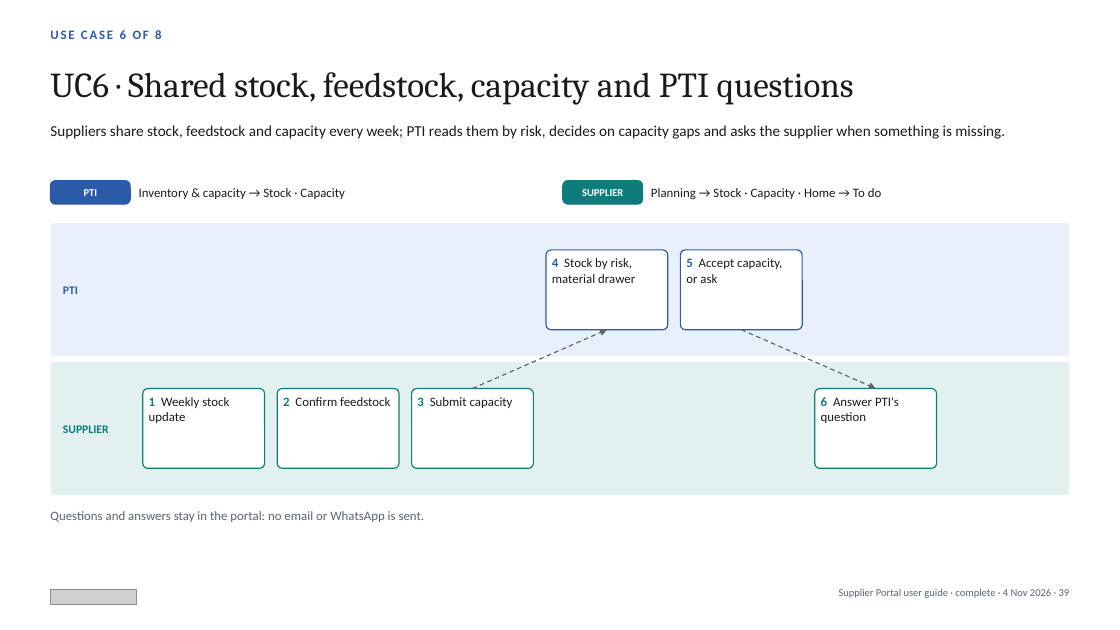
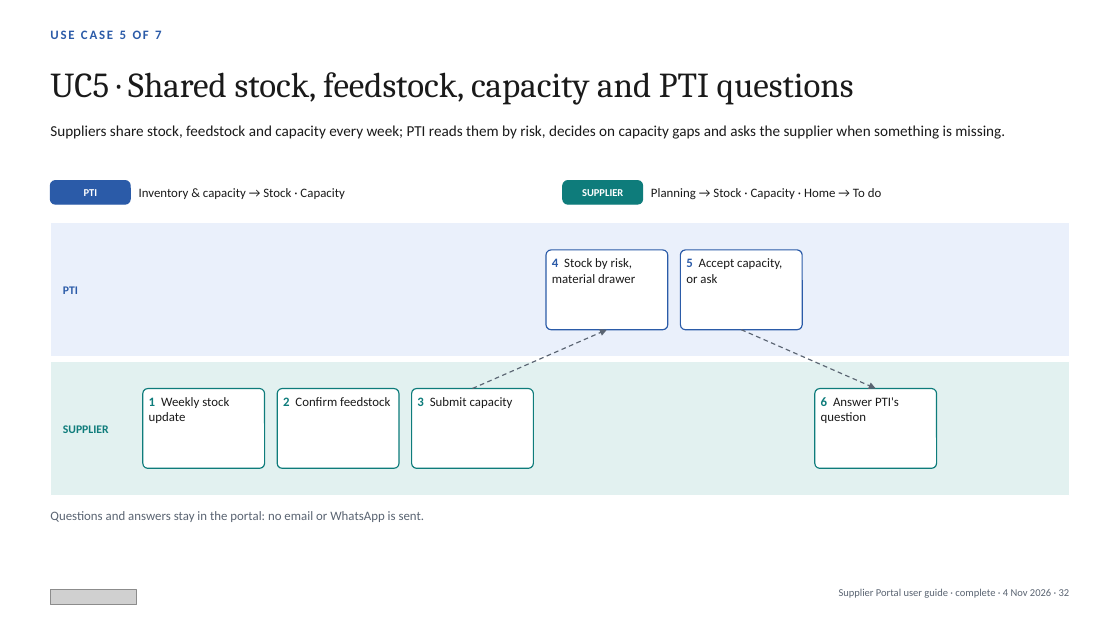
Before and after one commit to javal999/paragon-supplier-portal, a slide deck: slide 32 of docs/supplier-hub/user-guide/Paragon-Supplier-Portal-User-Guide.pptx (slide 39 before the commit). Drawn at 1120x630 pixels with LibreOffice and Linux fonts; fonts in the diff are those of the drawing; grey boxes stand for pictures. Boxes give left, top, right and bottom in pixels: in the first picture for what was removed or moved away, otherwise in the second. Text is boxed around its words. In the diff, an @@ line names an element or a change of style, - is before the commit and + after.

```diff
--- a/docs/supplier-hub/user-guide/Paragon-Supplier-Portal-User-Guide.pptx
+++ b/docs/supplier-hub/user-guide/Paragon-Supplier-Portal-User-Guide.pptx
@@ text at (50,30,161,39): text changed @@
-USE CASE 6 OF 8
+USE CASE 5 OF 7
@@ text at (50,72,854,105): text changed @@
-UC6 · Shared stock, feedstock, capacity and PTI questions
+UC5 · Shared stock, feedstock, capacity and PTI questions
```
Also in this commit, not shown: 48 other slides changed, 7 slides removed, 9 other files.
